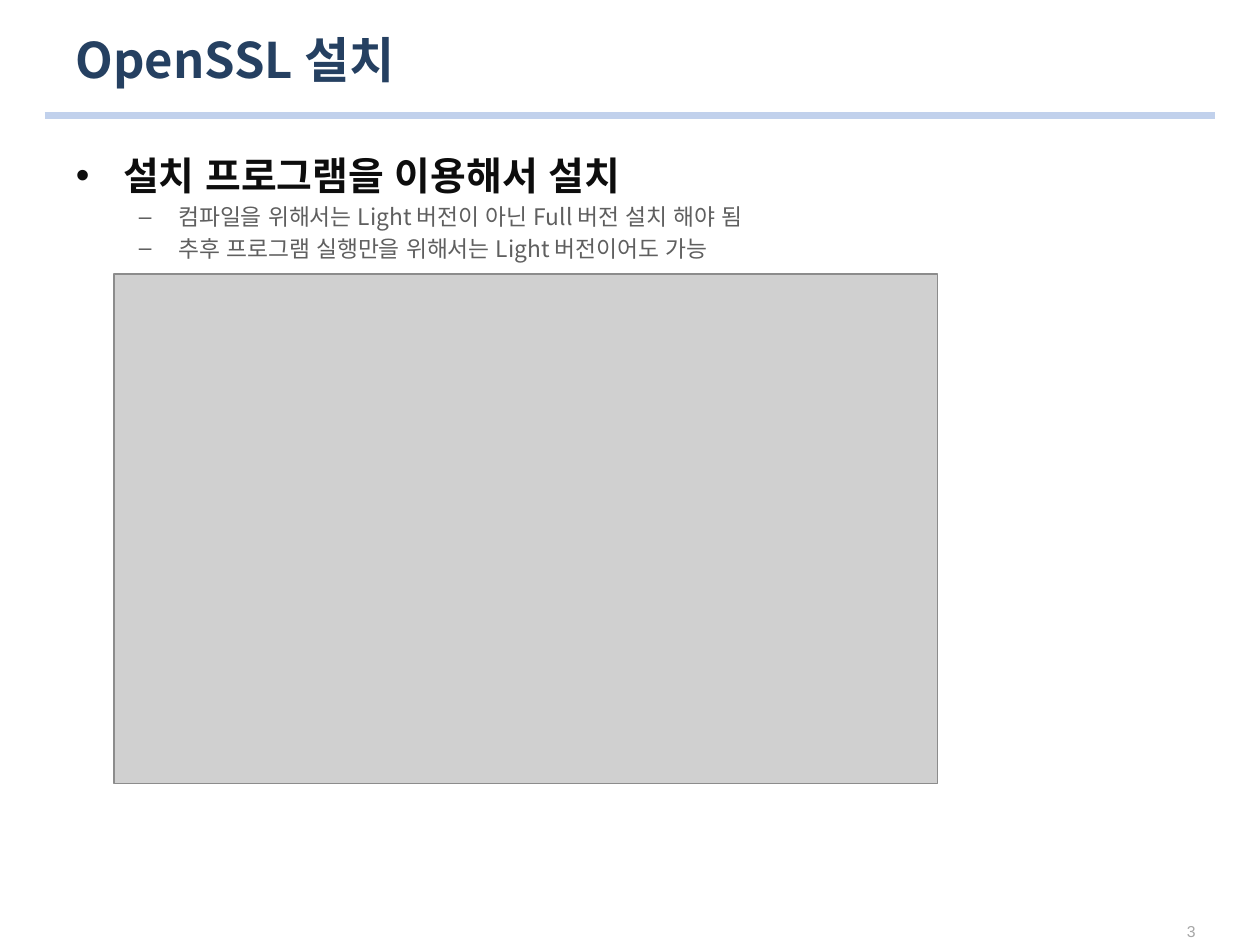
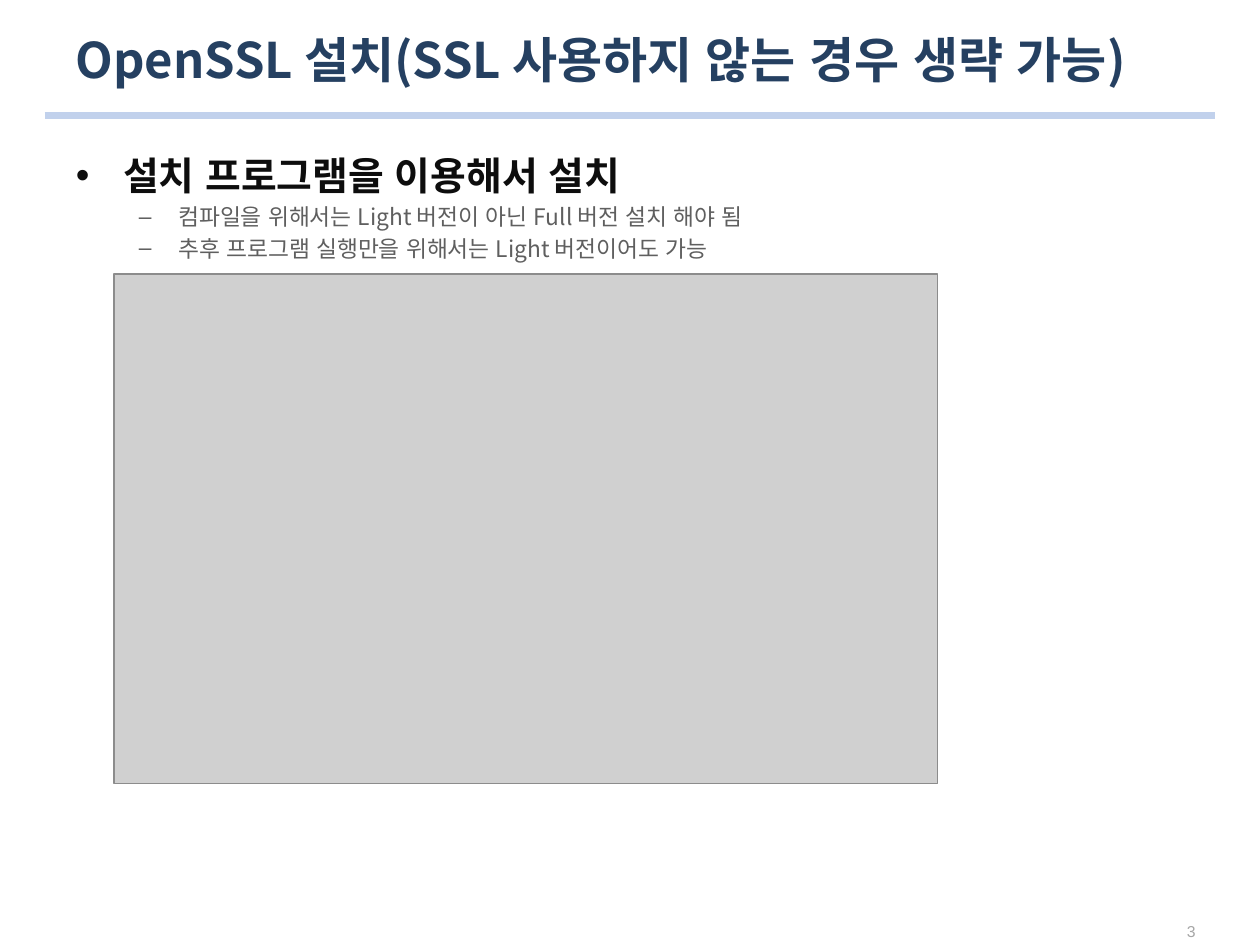
Before and after one commit to Geloi/mosquitto-win32-binary, a slide deck: slide 4 of building_mosquitto_on_windows.pptx. Drawn at 1260x945 pixels with LibreOffice and Linux fonts; fonts in the diff are those of the drawing; grey boxes stand for pictures. Boxes give left, top, right and bottom in pixels: in the first picture for what was removed or moved away, otherwise in the second. Text is boxed around its words. In the diff, an @@ line names an element or a change of style, - is before the commit and + after.

```diff
--- a/building_mosquitto_on_windows.pptx
+++ b/building_mosquitto_on_windows.pptx
@@ title at [76, 37, 1126, 89]: text changed @@
-OpenSSL 설치
+OpenSSL 설치(SSL 사용하지 않는 경우 생략 가능)
```
Also in this commit, not shown: 2 other slides changed, 1 slide added, 2 other files.
